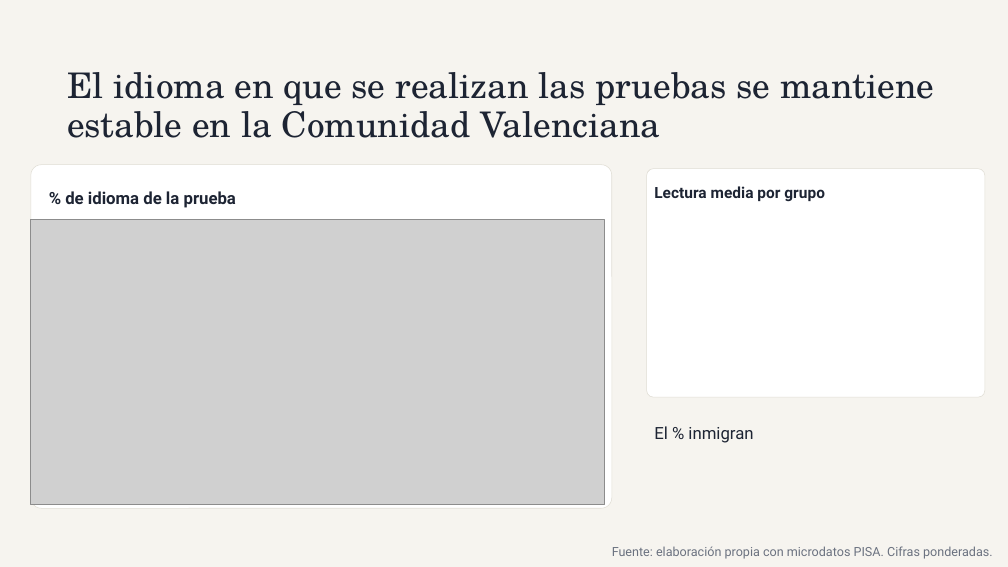
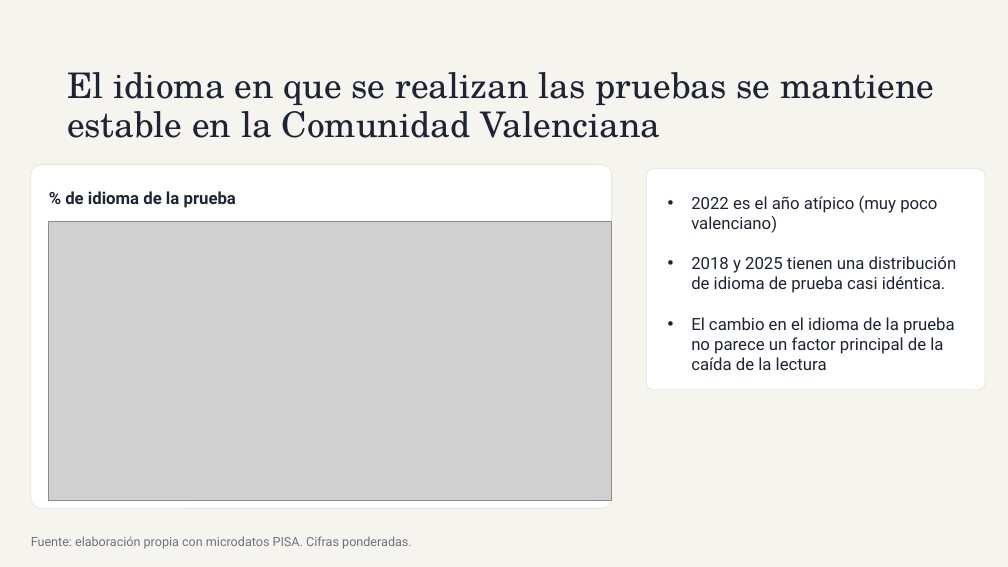
Before and after one commit to PaulitaLull/EDA_PAULA_LULL, a slide deck: slide 8 of ppt.pptx. Drawn at 1008x567 pixels with LibreOffice and Linux fonts; fonts in the diff are those of the drawing; grey boxes stand for pictures. Boxes give left, top, right and bottom in pixels: in the first picture for what was removed or moved away, otherwise in the second. Text is boxed around its words. In the diff, an @@ line names an element or a change of style, - is before the commit and + after.

```diff
--- a/ppt.pptx
+++ b/ppt.pptx
@@ rounded rectangle: place and size @@
-rounded rectangle at [647,169,985,397]
+rounded rectangle at [647,169,985,390]
@@ text removed at [654,186,825,202] @@
-Lectura media por grupo
@@ text added at [691,195,957,370], 16 pt, text #1D2433 @@
+• 2022 es el año atípico (muy poco valenciano)
+• 2018 y 2025 tienen una distribución de idioma de prueba casi idéntica.
+• El cambio en el idioma de la prueba no parece un factor principal de la caída de la lectura
@@ picture: place and size @@
-picture at [31,220,605,504]
+picture at [48,221,612,500]
@@ text removed at [654,426,753,443] @@
-El % inmigran
@@ text "Fuente: elaboración propia con microdatos ...": place and size @@
-text "Fuente: elaboración propia con microdatos ..." at [612,546,993,559]
+text "Fuente: elaboración propia con microdatos ..." at [31,536,412,549]
```
Also in this commit, not shown: 10 other slides changed, 9 other files.
